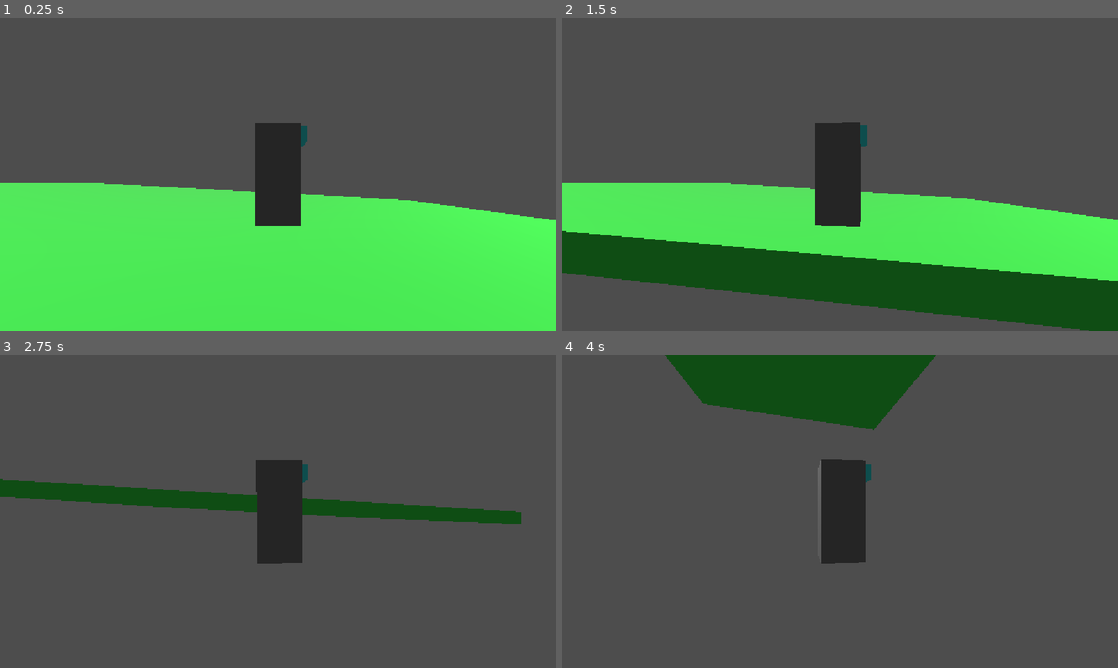
Above: before the commit, frames 1-4 (two rows, left to right).
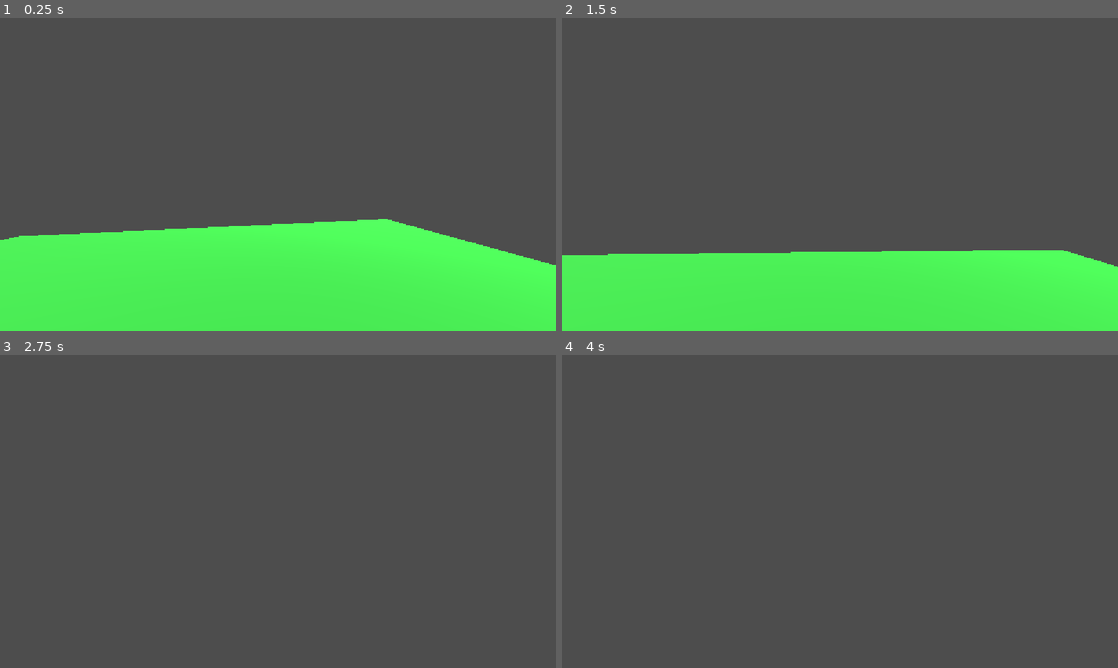
Above: after the commit, the same moments.

Repository: JustMan444/Game
Game: Godot game, scene res://scenes/world.tscn
Two runs of this game, one before a commit and one after it. Both use one fixed random seed, a clock stepped at 60 frames per second and the inputs below.
Inputs (mouse positions are in pixels of both pictures, inside the frame that each line leads up to):
- Up to frame 1 (0.25 s): no input
- Up to frame 2 (1.5 s): tap Enter (ui_accept) at 0.5, 0.77 s; move the mouse to (867, 174) at 0.52 s; hold W (move_forward) from 0.53 s (still down); tap C at 0.6, 1.35 s; move the mouse to (812, 174) at 1.27 s
- Up to frame 3 (2.75 s): keep holding W (move_forward); tap Enter (ui_accept) at 1.52 s; move the mouse to (289, 505) at 2.02 s; tap C at 2.1 s
- Up to frame 4 (4 s): keep holding W (move_forward); move the mouse to (834, 517) at 2.77 s; tap C at 2.85, 3.6 s; tap Enter (ui_accept) at 3.02, 3.77 s; move the mouse to (878, 514) at 3.52 s

The runs differ from the first frame. In frame 1, 14% of the frame differs, in the area x 0-100%, y 33-79%; in frame 2, 43%, in the area x 0-100%, y 33-100%; in frame 3, 7.2%; in frame 4, 11%.

Commit message:
I ADDED STUPID CAMERA
and fix control

Diff:
--- a/scenes/objects/player.tscn
+++ b/scenes/objects/player.tscn
@@ -1,10 +1,13 @@
 [gd_scene format=3 uid="uid://bxbuavgum3vy1"]
 
 [ext_resource type="Script" uid="uid://c15wdhvomd2ik" path="res://scripts/Player/player.gd" id="1_a8lix"]
-[ext_resource type="Script" uid="uid://cy4jf10ouoowo" path="res://scripts/Player/camera_3d.gd" id="2_2147m"]
+[ext_resource type="Script" uid="uid://umtk85bhcpnw" path="res://scripts/Player/Try.gd" id="2_2147m"]
 
 [sub_resource type="BoxMesh" id="BoxMesh_qgm6r"]
 size = Vector3(1, 2.288208, 1)
+
+[sub_resource type="BoxShape3D" id="BoxShape3D_x2soh"]
+size = Vector3(1, 2.2644577, 1)
 
 [sub_resource type="BoxMesh" id="BoxMesh_x2soh"]
 size = Vector3(1, 0.48632813, 1)
@@ -12,24 +15,24 @@
 [sub_resource type="StandardMaterial3D" id="StandardMaterial3D_mbtxa"]
 albedo_color = Color(0.27058825, 1, 1, 0.99607843)
 
-[sub_resource type="BoxShape3D" id="BoxShape3D_x2soh"]
-size = Vector3(1, 2.2644577, 1)
-
 [node name="Player" type="CharacterBody3D" unique_id=2133441062]
+transform = Transform3D(-0.0060696667, 0, 0.9999816, 0, 1, 0, -0.9999816, 0, -0.0060696667, 0, 0, 0)
 script = ExtResource("1_a8lix")
 
-[node name="MeshInstance3D" type="MeshInstance3D" parent="." unique_id=1102511978]
+[node name="Body" type="MeshInstance3D" parent="." unique_id=1102511978]
 mesh = SubResource("BoxMesh_qgm6r")
-
-[node name="MeshInstance3D2" type="MeshInstance3D" parent="MeshInstance3D" unique_id=1792298157]
-transform = Transform3D(0.1956939, 0, 0, 0, 0.71546257, 0, 0, 0, 0.84807664, -0.5556565, 0.9111476, 0.0014425516)
-mesh = SubResource("BoxMesh_x2soh")
-surface_material_override/0 = SubResource("StandardMaterial3D_mbtxa")
 
 [node name="CollisionShape3D" type="CollisionShape3D" parent="." unique_id=568764651]
 shape = SubResource("BoxShape3D_x2soh")
 
-[node name="Camera3D" type="Camera3D" parent="." unique_id=285898186 node_paths=PackedStringArray("target")]
-transform = Transform3D(0.02281428, 0, 0.99973977, 0, 1, 0, -0.99973977, 0, 0.02281428, -0.43430734, 0.9496101, 0)
+[node name="Node3D" type="Node3D" parent="." unique_id=1523822518]
+
+[node name="Head" type="MeshInstance3D" parent="Node3D" unique_id=1792298157]
+transform = Transform3D(0.1956939, 0, -1.3969839e-09, 0, 0.71546257, 0, 0, 0, 0.84807664, -0.5556563, 0.9111476, 0.0014425528)
+mesh = SubResource("BoxMesh_x2soh")
+surface_material_override/0 = SubResource("StandardMaterial3D_mbtxa")
+
+[node name="Camera1person" type="Camera3D" parent="Node3D/Head" unique_id=285898186 node_paths=PackedStringArray("player")]
+transform = Transform3D(0.11658148, 0, 5.108692, 0, 1.3976971, 0, -1.178832, 0, 0.026901206, -0.48131442, 0.05375898, -0.0032436077)
 script = ExtResource("2_2147m")
-target = NodePath("..")
+player = NodePath("../../..")
--- /dev/null
+++ b/scripts/Camera_DUU.gd
@@ -0,0 +1,49 @@
+extends Node3D
+
+@export var player: CharacterBody3D
+@export var camera_first: Camera3D
+@export var camera_third: Camera3D
+@export var camera_pivot: Node3D
+@export var mesh_to_hide: NodePath
+
+var is_first_person = false
+
+func _ready():
+	if camera_third:
+		camera_third.make_current()
+	if camera_first:
+		camera_first.current = false
+	# Включаем обработку ввода для пивота
+	if camera_pivot:
+		camera_pivot.set_process_input(true)
+
+func _input(event):
+	if event is InputEventKey and event.pressed and event.keycode == KEY_C:
+		toggle_camera()
+
+func toggle_camera():
+	is_first_person = !is_first_person
+	if is_first_person:
+		if camera_third:
+			camera_third.current = false
+		if camera_first:
+			camera_first.make_current()
+		if mesh_to_hide and has_node(mesh_to_hide):
+			get_node(mesh_to_hide).hide()
+		# Отключаем вращение пивота, чтобы мышь не двигала камеру в FPS
+		if camera_pivot:
+			camera_pivot.set_process_input(false)
+	else:
+		if camera_first:
+			camera_first.current = false
+		if camera_third:
+			camera_third.make_current()
+		if mesh_to_hide and has_node(mesh_to_hide):
+			get_node(mesh_to_hide).show()
+		# Включаем вращение пивота
+		if camera_pivot:
+			camera_pivot.set_process_input(true)
+		# Сбрасываем голову (чтобы не было криво)
+		var head = player.get_node("Head")
+		if head:
+			head.rotation.x = 0
--- /dev/null
+++ b/scripts/Player/Try.gd
@@ -0,0 +1,21 @@
+extends Camera3D
+
+@export var player: CharacterBody3D
+@export var sensitivity: float = 0.2
+@export var min_pitch: float = -80.0
+@export var max_pitch: float = 80.0
+
+var pitch = 0.0
+
+func _ready():
+	Input.set_mouse_mode(Input.MOUSE_MODE_CAPTURED)
+
+func _input(event):
+	if event is InputEventMouseMotion and Input.get_mouse_mode() == Input.MOUSE_MODE_CAPTURED:
+		# Поворачиваем игрока по горизонтали (ось Y)
+		player.rotation.y -= event.relative.x * sensitivity * 0.01
+
+		# Наклоняем камеру по вертикали (ось X)
+		pitch -= event.relative.y * sensitivity * 0.01
+		pitch = clamp(pitch, deg_to_rad(min_pitch), deg_to_rad(max_pitch))
+		rotation.x = pitch
--- a/scripts/Player/player.gd
+++ b/scripts/Player/player.gd
@@ -16,7 +16,7 @@
 
 	# Get the input direction and handle the movement/deceleration.
 	# As good practice, you should replace UI actions with custom gameplay actions.
-	var input_dir := Input.get_vector("move_left", "move_right", "move_forward", "move_back")
+	var input_dir := Input.get_vector("move_forward", "move_back", "move_right", "move_left")
 	var direction := (transform.basis * Vector3(input_dir.x, 0, input_dir.y)).normalized()
 	if direction:
 		velocity.x = direction.x * SPEED
--- /dev/null
+++ b/scripts/arhive/Camera_Manager.gd
@@ -0,0 +1,70 @@
+extends Node3D
+
+@export var camera_first: Camera3D
+@export var camera_third: Camera3D
+@export var player: CharacterBody3D
+@export var head: Node3D
+@export var mesh_to_hide: NodePath
+@export var camera_pivot: Node3D
+
+var is_first_person = false
+var yaw = 0.0
+var pitch_fps = 0.0
+var pitch_tps = 0.0
+var sensitivity = 0.2
+
+func _ready():
+	Input.set_mouse_mode(Input.MOUSE_MODE_CAPTURED)
+	if camera_third:
+		camera_third.make_current()
+	if camera_first:
+		camera_first.current = false
+	if player:
+		yaw = player.rotation.y
+
+func _input(event):
+	if event is InputEventKey and event.pressed and event.keycode == KEY_C:
+		toggle_camera()
+
+	if event is InputEventMouseMotion and Input.get_mouse_mode() == Input.MOUSE_MODE_CAPTURED:
+		yaw -= event.relative.x * sensitivity * 0.01
+
+		if is_first_person:
+			pitch_fps -= event.relative.y * sensitivity * 0.01
+			pitch_fps = clamp(pitch_fps, -80.0, 80.0)
+			if player:
+				player.rotation.y = yaw
+			if head:
+				head.rotation.x = deg_to_rad(pitch_fps)
+		else:
+			pitch_tps -= event.relative.y * sensitivity * 0.01
+			pitch_tps = clamp(pitch_tps, -30.0, 30.0)
+			if player:
+				player.rotation.y = yaw
+			if camera_pivot:
+				camera_pivot.rotation.x = deg_to_rad(pitch_tps)
+			if head:
+				head.rotation.x = 0
+
+func toggle_camera():
+	is_first_person = !is_first_person
+	if is_first_person:
+		if camera_third:
+			camera_third.current = false
+		if camera_first:
+			camera_first.make_current()
+		if mesh_to_hide and has_node(mesh_to_hide):
+			get_node(mesh_to_hide).hide()
+		if head:
+			head.rotation.x = deg_to_rad(pitch_fps)
+	else:
+		if camera_first:
+			camera_first.current = false
+		if camera_third:
+			camera_third.make_current()
+		if mesh_to_hide and has_node(mesh_to_hide):
+			get_node(mesh_to_hide).show()
+		if head:
+			head.rotation.x = 0
+		if camera_pivot:
+			camera_pivot.rotation.x = deg_to_rad(pitch_tps)
--- a/scripts/Player/camera_3d.gd
+++ b/scripts/arhive/camera_3d.gd
@@ -3,22 +3,27 @@
 @export var target: Node3D
 @export var distance: float = 5.0
 @export var sensitivity: float = 0.2
-@export var min_angle: float = -90.0
-@export var max_angle: float = 90.0
+@export var min_angle: float = -89.0
+@export var max_angle: float = 89.0
 
 var yaw: float = 0.0
 var pitch: float = 0.0
+
+func _ready():
+	Input.set_mouse_mode(Input.MOUSE_MODE_CAPTURED)
+	update_camera()
+
+func _process(delta):
+	update_camera()
 
 func _input(event):
 	if event is InputEventMouseMotion and Input.get_mouse_mode() == Input.MOUSE_MODE_CAPTURED:
 		yaw -= event.relative.x * sensitivity * 0.01
 		pitch -= event.relative.y * sensitivity * 0.01
 		pitch = clamp(pitch, deg_to_rad(min_angle), deg_to_rad(max_angle))
-		update_camera()
-
-func _ready():
-	Input.set_mouse_mode(Input.MOUSE_MODE_CAPTURED)
-	update_camera()
+		# Поворачиваем игрока по горизонтали
+		if target:
+			target.rotation.y = yaw
 
 func update_camera():
 	if not target:
@@ -26,4 +31,7 @@
 	var rotation = Quaternion(Vector3.UP, yaw) * Quaternion(Vector3.RIGHT, pitch)
 	var direction = rotation * Vector3.FORWARD
 	global_transform.origin = target.global_transform.origin + direction * distance
-	look_at(target.global_transform.origin, Vector3.UP)
+	var up = Vector3.UP
+	if abs(pitch) > deg_to_rad(85):
+		up = Vector3.FORWARD
+	look_at(target.global_transform.origin, up)
--- /dev/null
+++ b/scripts/arhive/camera_pivot.gd
@@ -0,0 +1,25 @@
+extends Node3D
+
+@export var sensitivity: float = 0.2
+@export var min_pitch: float = -80.0
+@export var max_pitch: float = 80.0
+
+var yaw = 0.0
+var pitch = 0.0
+
+func _ready():
+	Input.set_mouse_mode(Input.MOUSE_MODE_CAPTURED)
+	# Начальный наклон, чтобы смотреть на игрока сверху
+	pitch = deg_to_rad(-15)
+	update_rotation()
+
+func _input(event):
+	if event is InputEventMouseMotion and Input.get_mouse_mode() == Input.MOUSE_MODE_CAPTURED:
+		yaw -= event.relative.x * sensitivity * 0.01
+		pitch -= event.relative.y * sensitivity * 0.01
+		pitch = clamp(pitch, deg_to_rad(min_pitch), deg_to_rad(max_pitch))
+		update_rotation()
+
+func update_rotation():
+	rotation.y = yaw
+	rotation.x = pitch
Not shown, added: scripts/Camera_DUU.gd.uid
Not shown, added: scripts/Player/Try.gd.uid
Not shown, removed: scripts/Player/camera_3d.gd.uid
Not shown, added: scripts/arhive/Camera_Manager.gd.uid
Not shown, added: scripts/arhive/camera_3d.gd.uid
Not shown, added: scripts/arhive/camera_pivot.gd.uid
